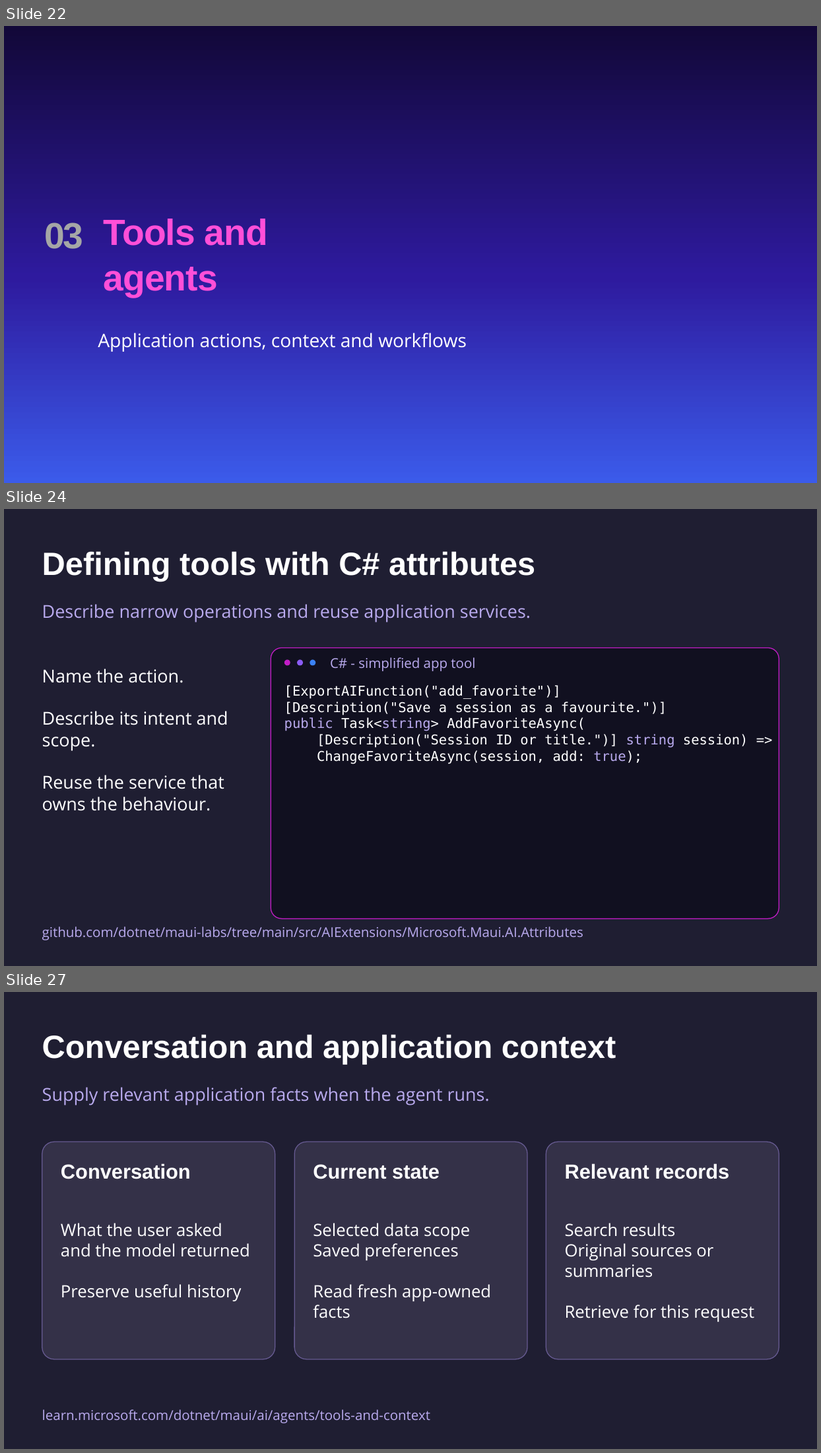
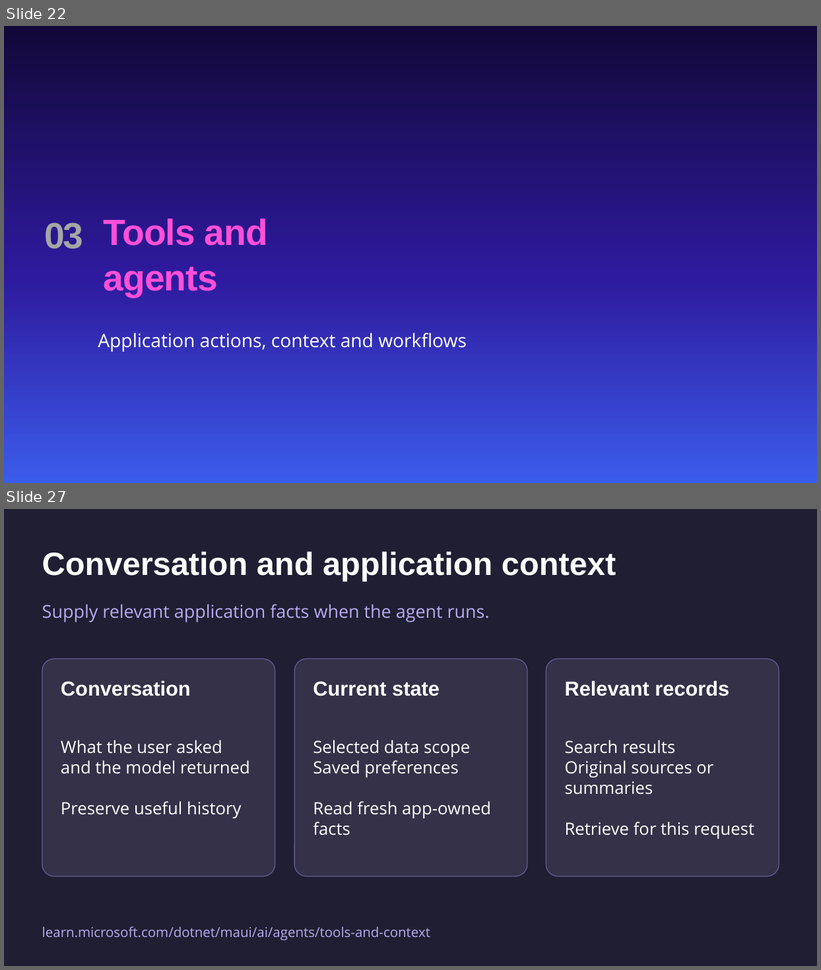
Before and after one commit to mattleibow/dotnetconf2026, a slide deck: slides.pptx. Shown one above the other, each under a label of ours: slides 22, 24 and 27 before the commit, slides 22 and 27 after it; the slides between them are not shown. The pictures are 821x1453 and 821x970 pixels, drawn with LibreOffice and Linux fonts; fonts in the diff are those of the drawing; background and template pictures are left out. Boxes give left, top, right and bottom in pixels: in the first picture for what was removed or moved away, otherwise in the second. Text is boxed around its words. In the diff, an @@ line names an element or a change of style, - is before the commit and + after.

```diff
--- a/slides.pptx
+++ b/slides.pptx
@@ slide 24 removed at <box>4,509,817,966</box>, background #1F1E32 @@
@@ text removed at <box>42,551,535,581</box> @@
-Defining tools with C# attributes
@@ text removed at <box>42,604,531,623</box> @@
-Describe narrow operations and reuse application services.
@@ rounded rectangle removed at <box>271,648,780,919</box> @@
@@ ellipse removed at <box>284,659,290,666</box> @@
@@ ellipse removed at <box>298,659,304,666</box> @@
@@ ellipse removed at <box>310,659,316,666</box> @@
@@ text removed at <box>330,657,475,671</box> @@
-C# - simplified app tool
@@ text removed at <box>42,669,228,811</box> @@
-Name the action.
-Describe its intent and scope.
-Reuse the service that owns the behaviour.
@@ text removed at <box>284,685,748,764</box> @@
-[ExportAIFunction("add_favorite")]
-[Description("Save a session as a favourite.")]
-public Task<string> AddFavoriteAsync(
-[Description("Session ID or title.")] string session) =>
-ChangeFavoriteAsync(session, add: true);
@@ text removed at <box>42,927,583,941</box> @@
-github.com/dotnet/maui-labs/tree/main/src/AIExtensions/Microsoft.Maui.AI.Attributes
```
Also in this commit, not shown: 9 slides changed, 1 slide added.
